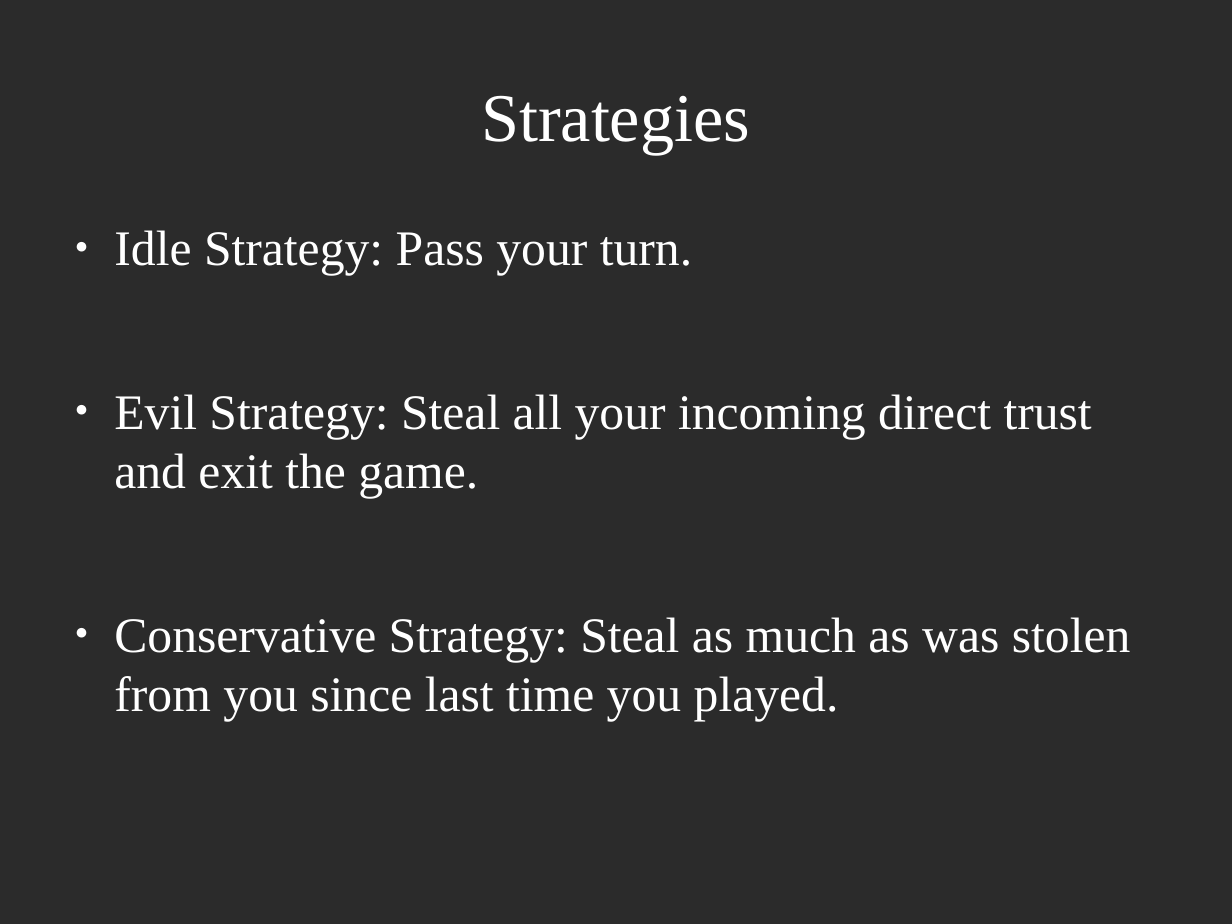
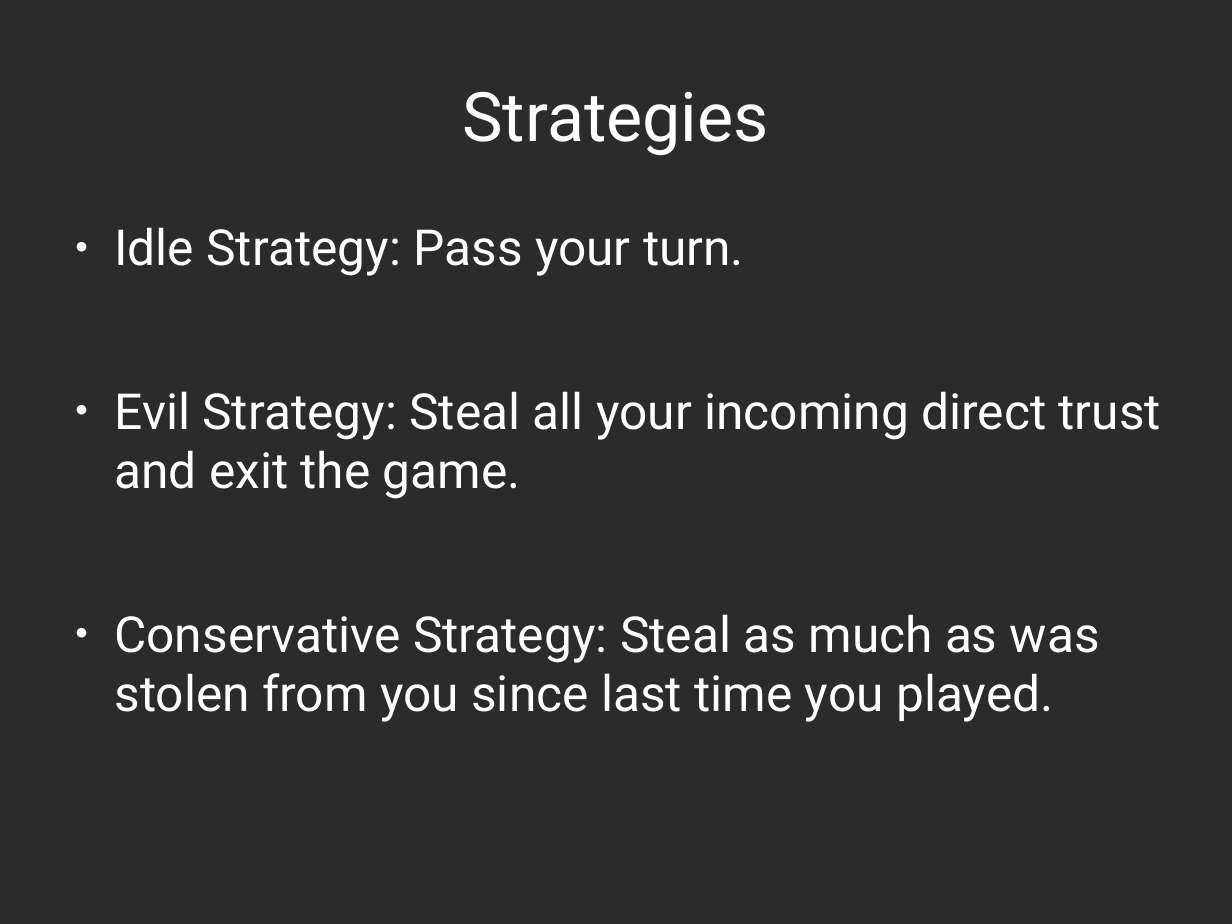
Before and after one commit to decrypto-org/TrustIsRisk, a slide deck: slide 14 of presentations/AtheCrypt10-1-2017/AtheCrypt10-1-2017.odp (slide 13 before the commit). Drawn at 1232x924 pixels with LibreOffice and Linux fonts; fonts in the diff are those of the drawing; background and template pictures are left out; a plain dark background stands for a picture behind light text. Boxes give left, top, right and bottom in pixels: in the first picture for what was removed or moved away, otherwise in the second. Text is boxed around its words. In the diff, an @@ line names an element or a change of style, - is before the commit and + after.

Commit message:
complete until slide 13

```diff
--- a/presentations/AtheCrypt10-1-2017/AtheCrypt10-1-2017.odp
+++ b/presentations/AtheCrypt10-1-2017/AtheCrypt10-1-2017.odp
@@ title "Strategies" at (462,91,769,156): font Times New Roman to Roboto @@
@@ text "Idle Strategy: Pass your turn." at (114,227,1161,722): font Times New Roman to Roboto @@
```
Also in this commit, not shown: 8 other slides changed, 1 slide added.
